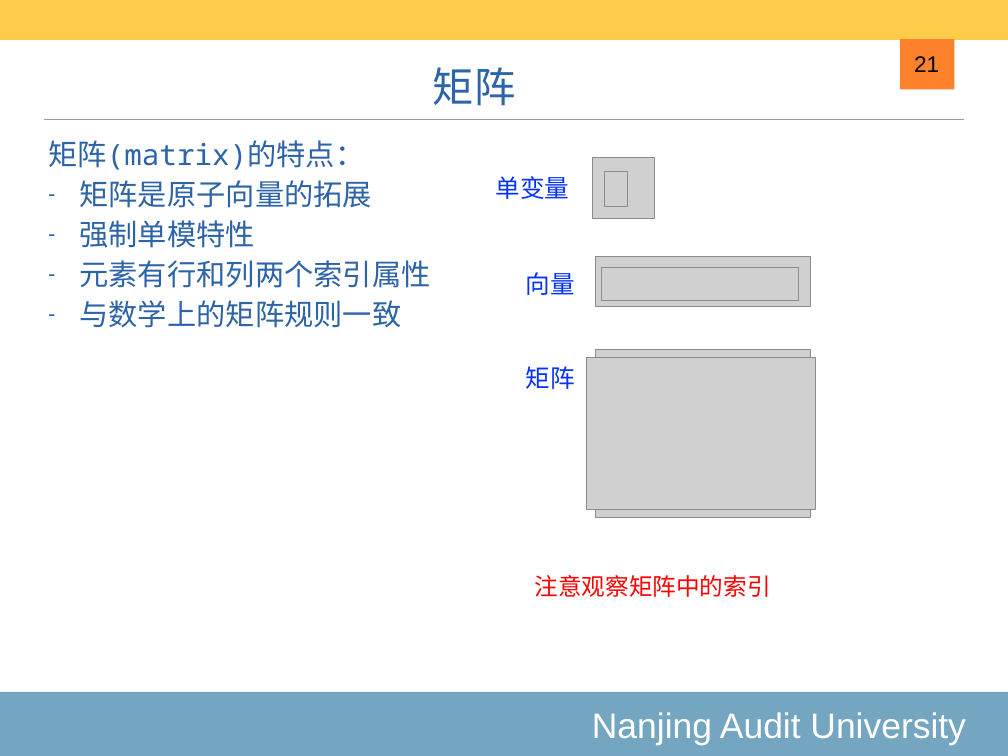
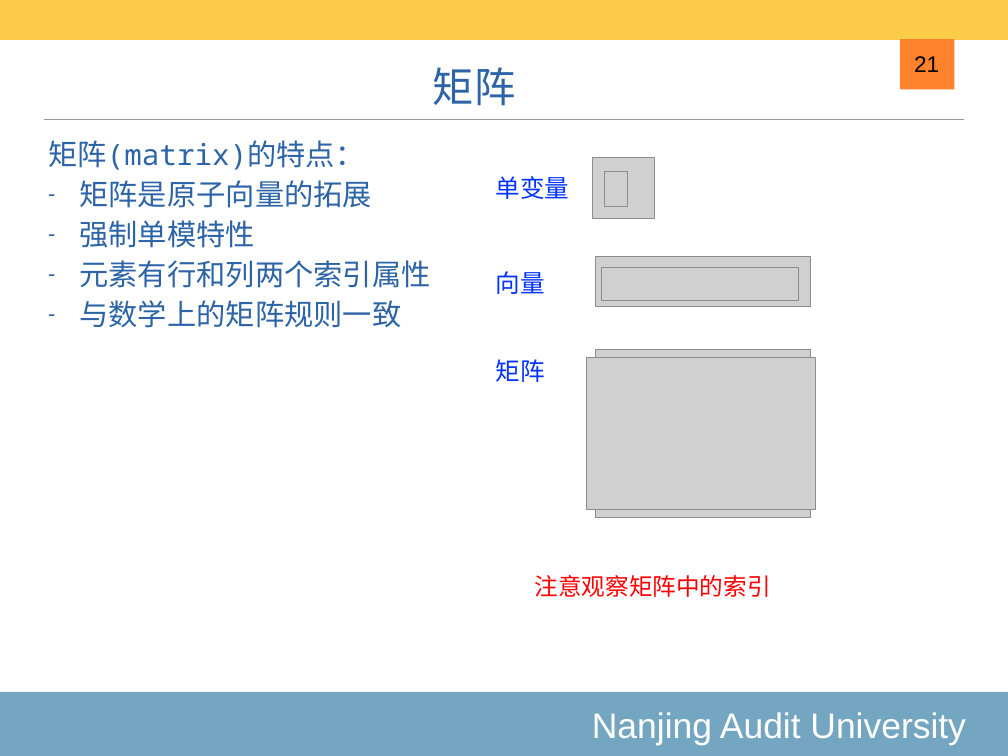
Before and after one commit to exoplanetX/DataAnalytics, a slide deck: slide 21 of 2019-2-基础数据结构.pptx. Drawn at 1008x756 pixels with LibreOffice and Linux fonts; fonts in the diff are those of the drawing; grey boxes stand for pictures. Boxes give left, top, right and bottom in pixels: in the first picture for what was removed or moved away, otherwise in the second. Text is boxed around its words. In the diff, an @@ line names an element or a change of style, - is before the commit and + after.

```diff
--- a/2019-2-基础数据结构.pptx
+++ b/2019-2-基础数据结构.pptx
@@ text "向量": place and size @@
-text "向量" at (526, 272, 575, 295)
+text "向量" at (496, 271, 545, 294)
@@ text "矩阵": place and size @@
-text "矩阵" at (526, 366, 575, 389)
+text "矩阵" at (496, 359, 545, 382)
```
Also in this commit, not shown: 7 other slides changed.
